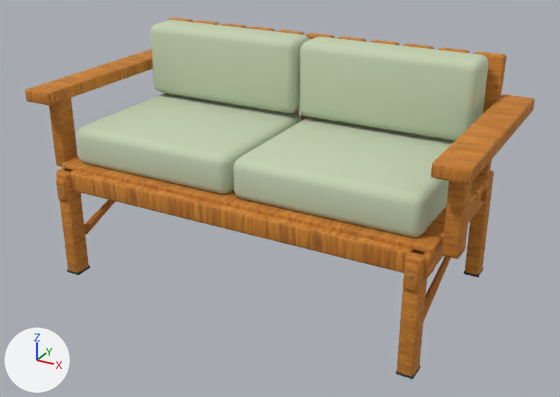
An edit to the glTF model public/models/furniture/patio-loveseat.glb, drawn before and after from the same camera.
Camera for both pictures: a 50 mm camera at (1.271, -2.274, 1.445) aimed at (0.037, -0.031, 0.323). Every picture has the same lights, and +X, +Y and +Z are marked at lower left. The older version comes first.

Names of what the first picture shows: 'patio-loveseat'.
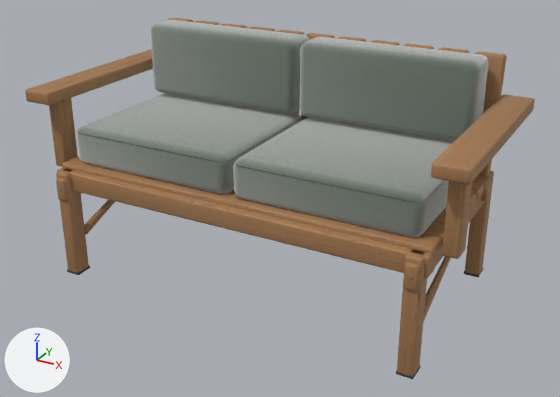
Diff of the bpy script that builds the scene:
```diff
--- a/public/models/furniture/patio-loveseat.glb.py
+++ b/public/models/furniture/patio-loveseat.glb.py
@@ img_material_canvas_normal @@
+img_material_canvas_normal = load_image('material-canvas-normal', '_unpacked/material-canvas-normal', 1024, 1024, 'Non-Color')
@@ img_material_canvas_color @@
+img_material_canvas_color = load_image('material-canvas-color', '_unpacked/material-canvas-color', 1024, 1024, 'sRGB')
@@ img_material_canvas_orm @@
+img_material_canvas_orm = load_image('material-canvas-orm', '_unpacked/material-canvas-orm', 1024, 1024, 'Non-Color')
@@ img_material_teak_normal @@
+img_material_teak_normal = load_image('material-teak-normal', '_unpacked/material-teak-normal', 1024, 1024, 'Non-Color')
@@ img_material_teak_color @@
+img_material_teak_color = load_image('material-teak-color', '_unpacked/material-teak-color', 1024, 1024, 'sRGB')
@@ img_material_teak_orm @@
+img_material_teak_orm = load_image('material-teak-orm', '_unpacked/material-teak-orm', 1024, 1024, 'Non-Color')
@@ mat_wood_honey_textured @@
 mat_wood_honey_textured = bpy.data.materials.new('wood-honey-textured')
-# nodes: BsdfPrincipled, OutputMaterial, TexImage
-# uses the picture img_handpainted_honey_oak
+# nodes: BsdfPrincipled, Mix, NormalMap, OutputMaterial, SeparateColor, TexImage x3
+# colours: white #ececec
+# uses the picture img_material_teak_color
+# uses the picture img_material_teak_normal
+# uses the picture img_material_teak_orm
@@ mat_upholstery_textured @@
 mat_upholstery_textured = bpy.data.materials.new('upholstery-textured')
-# nodes: BsdfPrincipled, OutputMaterial
-# colours: pale green #c5d3b3
+# nodes: BsdfPrincipled, Mix, NormalMap, OutputMaterial, SeparateColor, TexImage x3
+# colours: dark green #405e42
+# uses the picture img_material_canvas_color
+# uses the picture img_material_canvas_normal
+# uses the picture img_material_canvas_orm
```

Location of each change, (x1, y1, x2, y2) in pixels of the pictures (560 x 397 px):
'patio-loveseat', surface changed (darker)
    both: (25, 18, 535, 378)
